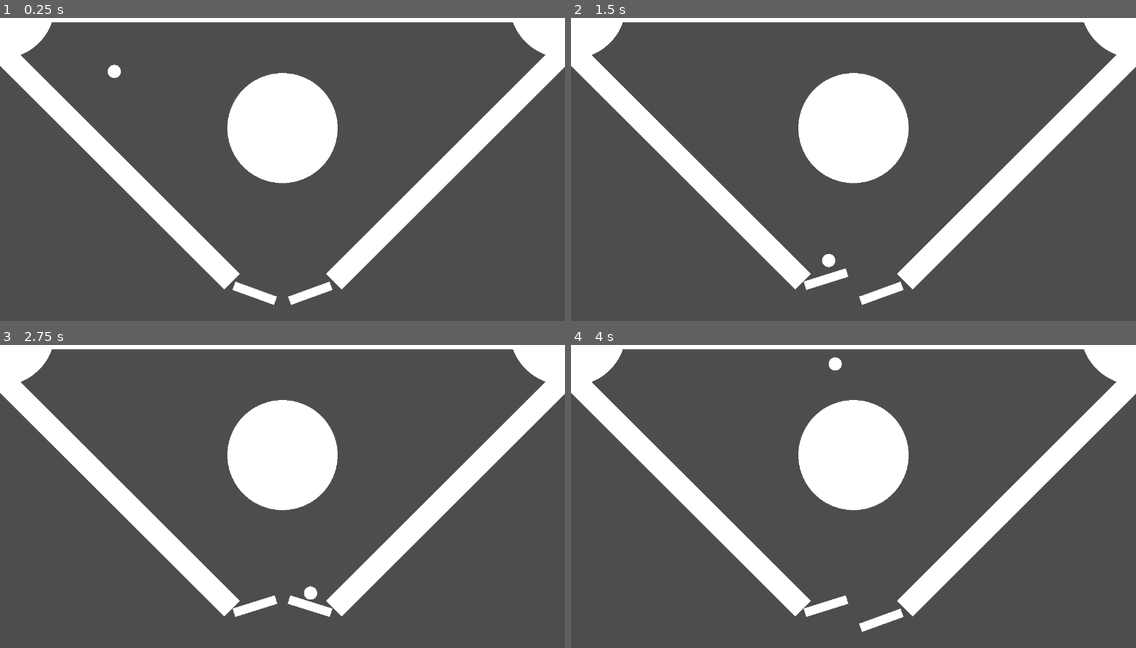
Above: before the commit, frames 1-4 (two rows, left to right).
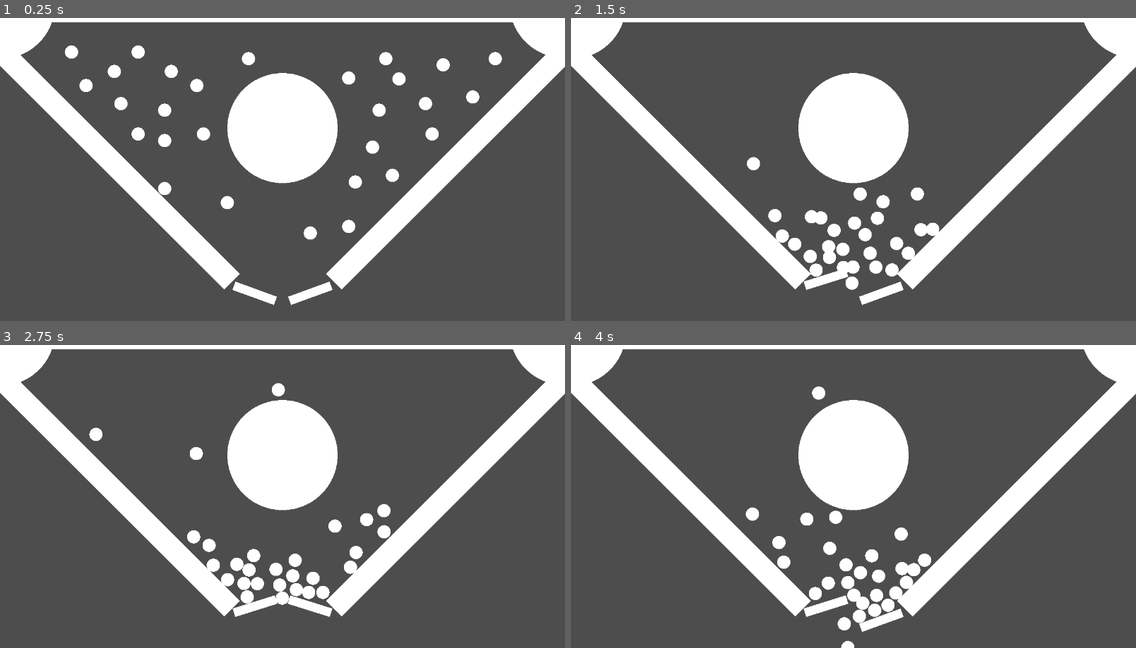
Above: after the commit, the same moments.

Repository: rielvis/SPiG_T4_PhPe
Game: Godot game, scene res://pinball_game/scenes/pinball_game.tscn
Two runs of this game, one before a commit and one after it. Both use one fixed random seed, a clock stepped at 60 frames per second and the inputs below.
Inputs:
- Up to frame 1 (0.25 s): no input
- Up to frame 2 (1.5 s): hold Right (rightArrow) 0.53-1.28 s; hold A (A) 0.53-1.28 s; hold Left (leftArrow) from 1.28 s (still down); tap D (D) at 1.35 s
- Up to frame 3 (2.75 s): release Left (leftArrow) at 2.03 s; hold Right (rightArrow) from 2.03 s (still down); hold A (A) from 2.03 s (still down)
- Up to frame 4 (4 s): release A (A) at 2.78 s; tap D (D) at 2.85 s; release Right (rightArrow) at 3.53 s; hold Left (leftArrow) from 3.53 s (still down); hold A (A) from 3.53 s (still down)

The runs differ from the first frame. In frame 1, 2.3% of the frame differs, in the area x 11-89%, y 9-74%; in frame 2, 2.3%; in frame 3, 2.3%; in frame 4, 2.4%, in the area x 30-64%, y 3-100%.

Commit message:
Added balls to test object pooling

Diff:
--- a/pinball_game/scenes/pinball_game.tscn
+++ b/pinball_game/scenes/pinball_game.tscn
@@ -29,6 +29,87 @@
 [node name="Ball" parent="balls" instance=ExtResource("3_7ds7p")]
 position = Vector2(259, 125)
 
+[node name="Ball2" parent="balls" instance=ExtResource("3_7ds7p")]
+position = Vector2(274, 198)
+
+[node name="Ball3" parent="balls" instance=ExtResource("3_7ds7p")]
+position = Vector2(388, 125)
+
+[node name="Ball4" parent="balls" instance=ExtResource("3_7ds7p")]
+position = Vector2(162, 81)
+
+[node name="Ball5" parent="balls" instance=ExtResource("3_7ds7p")]
+position = Vector2(373, 282)
+
+[node name="Ball6" parent="balls" instance=ExtResource("3_7ds7p")]
+position = Vector2(373, 213)
+
+[node name="Ball7" parent="balls" instance=ExtResource("3_7ds7p")]
+position = Vector2(563, 96)
+
+[node name="Ball8" parent="balls" instance=ExtResource("3_7ds7p")]
+position = Vector2(874, 96)
+
+[node name="Ball9" parent="balls" instance=ExtResource("3_7ds7p")]
+position = Vector2(859, 213)
+
+[node name="Ball10" parent="balls" instance=ExtResource("3_7ds7p")]
+position = Vector2(964, 198)
+
+[node name="Ball11" parent="balls" instance=ExtResource("3_7ds7p")]
+position = Vector2(1004, 110)
+
+[node name="Ball12" parent="balls" instance=ExtResource("3_7ds7p")]
+position = Vector2(1071, 183)
+
+[node name="Ball13" parent="balls" instance=ExtResource("3_7ds7p")]
+position = Vector2(889, 361)
+
+[node name="Ball14" parent="balls" instance=ExtResource("3_7ds7p")]
+position = Vector2(805, 376)
+
+[node name="Ball15" parent="balls" instance=ExtResource("3_7ds7p")]
+position = Vector2(703, 492)
+
+[node name="Ball16" parent="balls" instance=ExtResource("3_7ds7p")]
+position = Vector2(515, 423)
+
+[node name="Ball17" parent="balls" instance=ExtResource("3_7ds7p")]
+position = Vector2(373, 391)
+
+[node name="Ball18" parent="balls" instance=ExtResource("3_7ds7p")]
+position = Vector2(461, 267)
+
+[node name="Ball19" parent="balls" instance=ExtResource("3_7ds7p")]
+position = Vector2(313, 267)
+
+[node name="Ball20" parent="balls" instance=ExtResource("3_7ds7p")]
+position = Vector2(195, 157)
+
+[node name="Ball21" parent="balls" instance=ExtResource("3_7ds7p")]
+position = Vector2(313, 81)
+
+[node name="Ball22" parent="balls" instance=ExtResource("3_7ds7p")]
+position = Vector2(446, 157)
+
+[node name="Ball23" parent="balls" instance=ExtResource("3_7ds7p")]
+position = Vector2(790, 140)
+
+[node name="Ball24" parent="balls" instance=ExtResource("3_7ds7p")]
+position = Vector2(904, 142)
+
+[node name="Ball25" parent="balls" instance=ExtResource("3_7ds7p")]
+position = Vector2(1122, 96)
+
+[node name="Ball26" parent="balls" instance=ExtResource("3_7ds7p")]
+position = Vector2(979, 267)
+
+[node name="Ball27" parent="balls" instance=ExtResource("3_7ds7p")]
+position = Vector2(844, 297)
+
+[node name="Ball28" parent="balls" instance=ExtResource("3_7ds7p")]
+position = Vector2(790, 477)
+
 [node name="bumpers" type="Node2D" parent="."]
 
 [node name="Bumper" parent="bumpers" instance=ExtResource("4_svrf6")]
